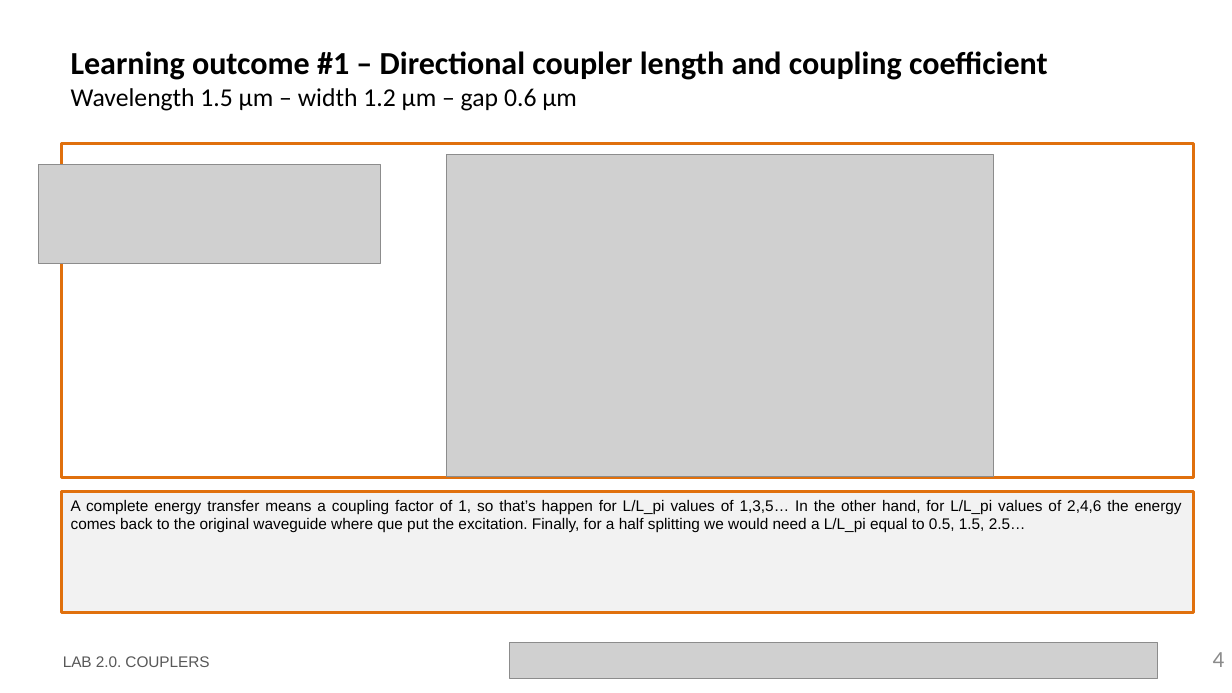
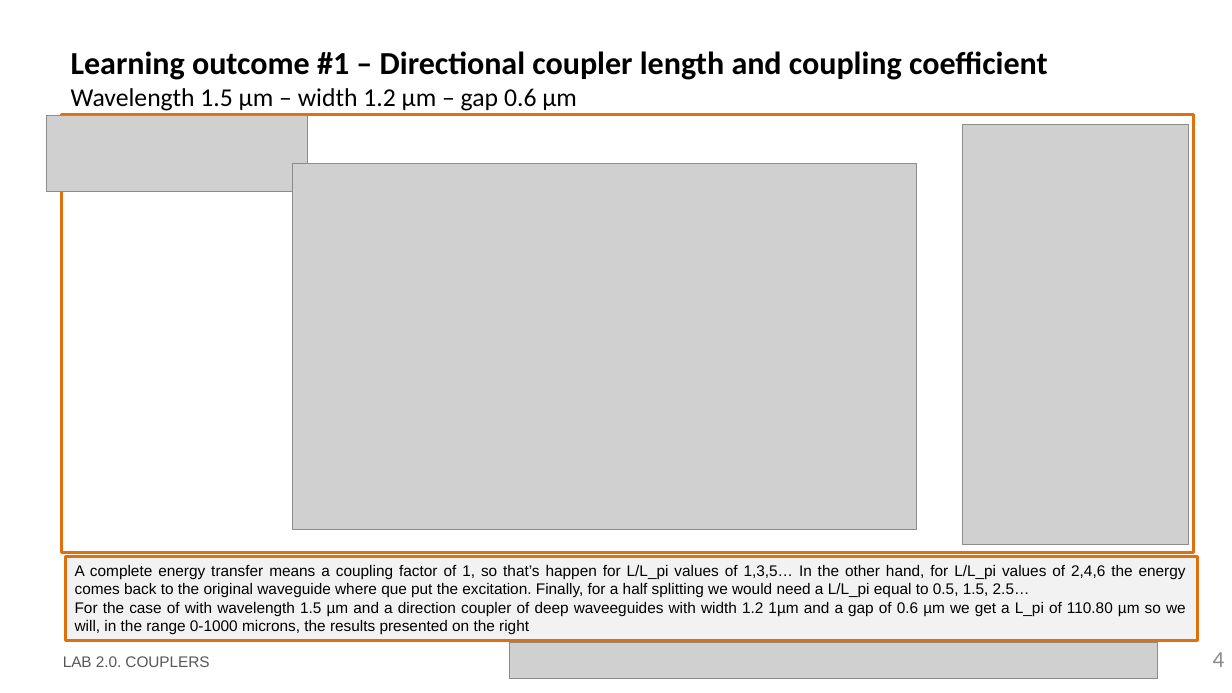
Before and after one commit to DBAEASE/pic-upv-lab2, a slide deck: slide 4 of LabBook_20.pptx. Drawn at 1232x693 pixels with LibreOffice and Linux fonts; fonts in the diff are those of the drawing; grey boxes stand for pictures; background and template pictures are left out. Boxes give left, top, right and bottom in pixels: in the first picture for what was removed or moved away, otherwise in the second. Text is boxed around its words. In the diff, an @@ line names an element or a change of style, - is before the commit and + after.

```diff
--- a/LabBook_20.pptx
+++ b/LabBook_20.pptx
@@ picture: place and size @@
-picture at (39, 165, 381, 264)
+picture at (46, 116, 308, 191)
@@ rectangle: place and size @@
-rectangle at (62, 143, 1194, 478)
+rectangle at (62, 115, 1194, 553)
@@ picture added at (963, 125, 1189, 544) @@
@@ picture: place and size @@
-picture at (446, 155, 994, 477)
+picture at (293, 164, 917, 531)
@@ rectangle "A complete energy transfer means ...": place and size @@
-rectangle "A complete energy transfer means ..." at (62, 492, 1194, 613)
+rectangle "A complete energy transfer means ..." at (66, 556, 1198, 640)
@@ text in rectangle at (75, 602, 1186, 634): paragraph added @@
+For the case of with wavelength 1.5 µm and a direction coupler of deep waveeguides with width 1.2 1µm and a gap of 0.6 µm we get a L_pi of 110.80 µm so we will, in the range 0-1000 microns, the results presented on the right
```
Also in this commit, not shown: 6 other slides changed, 2 slides added, 2 other files.
